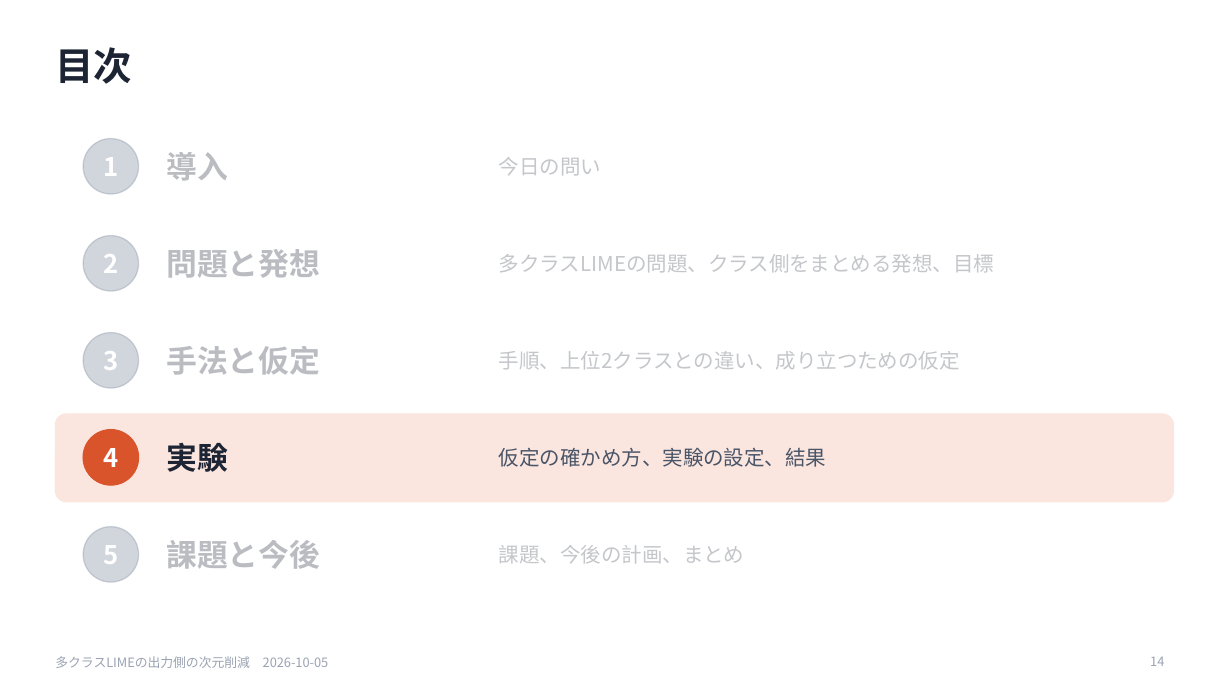
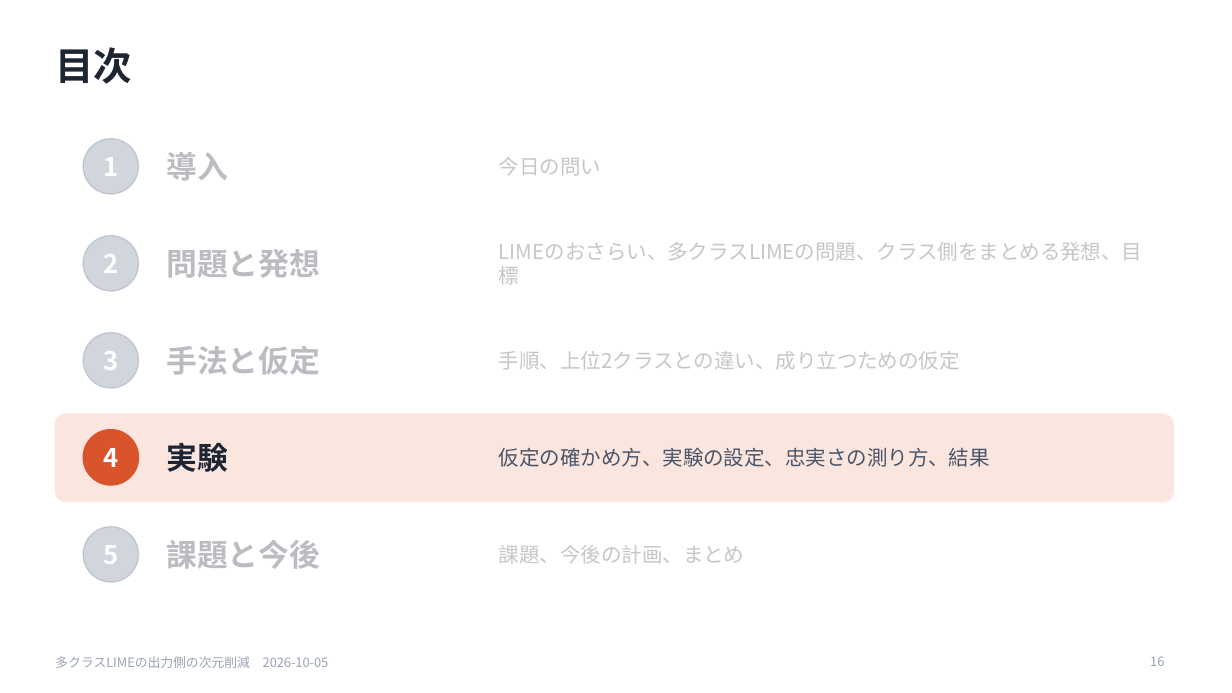
Before and after one commit to SoutaIkegame/Fisher_LIME, a slide deck: slide 16 of docs/seminar/2026-10-05_seminar.pptx (slide 14 before the commit). Drawn at 1232x693 pixels with LibreOffice and Linux fonts; fonts in the diff are those of the drawing. Boxes give left, top, right and bottom in pixels: in the first picture for what was removed or moved away, otherwise in the second. Text is boxed around its words. In the diff, an @@ line names an element or a change of style, - is before the commit and + after.

```diff
--- a/docs/seminar/2026-10-05_seminar.pptx
+++ b/docs/seminar/2026-10-05_seminar.pptx
@@ text at (x1=499, y1=242, x2=1142, y2=284): text changed @@
-多クラスLIMEの問題、クラス側をまとめる発想、目標
+LIMEのおさらい、多クラスLIMEの問題、クラス側をまとめる発想、目標
@@ text at (x1=499, y1=447, x2=990, y2=467): text changed @@
-仮定の確かめ方、実験の設定、結果
+仮定の確かめ方、実験の設定、忠実さの測り方、結果
@@ page number at (x1=1150, y1=656, x2=1164, y2=666): text changed @@
-14
+16
```
Also in this commit, not shown: 8 other slides changed, 3 slides added, 6 other files.
